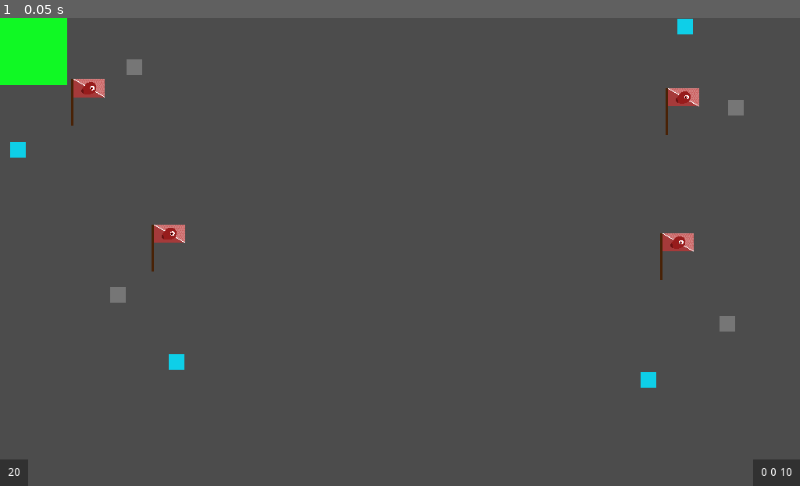
Above: before the commit, frame 1.
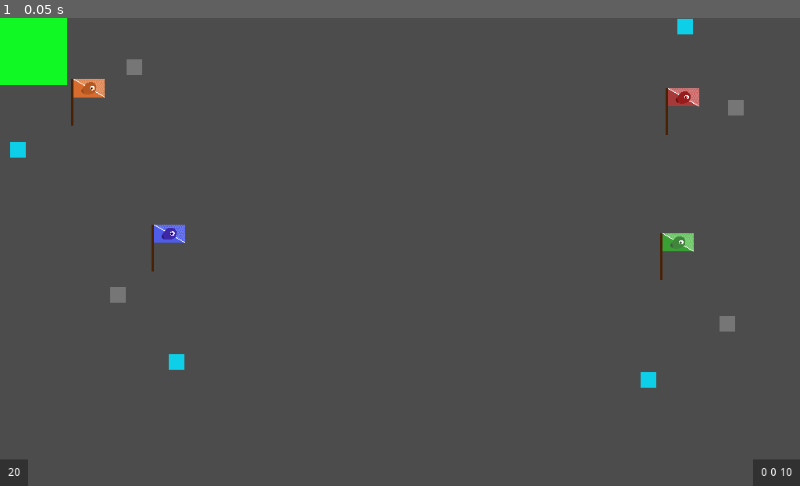
Above: after the commit, the same moment.

Repository: Alexnortung/flufwars
Game: Godot game, scene res://client/game/ClientGame.tscn
Two runs of this game, one before a commit and one after it. Both use one fixed random seed, a clock stepped at 60 frames per second and the inputs below. This scene is started directly instead of the project's main scene.
Inputs:
- Up to frame 1 (0.05 s): no input

The runs differ from the first frame. In frame 1, 0.5% of the frame differs, in the area x 9-87%, y 13-50%.
Error before the commit: Invalid call. Nonexistent function 'children' in base 'Node2D'. (res://common/game/Team.gd:16)
Error after the commit: Invalid call. Nonexistent function 'connect' in base 'Nil'. (res://client/game/ClientGame.gd:5)

Commit message:
removed some functions, so they couldnt be called upon the server
removed a lot of remotesync functions such that they cant any longer be used to update server information (not done yet)

-- introduced a bug ( i intent to fix ) where shots is not getting killed on collision

Diff:
--- a/client/game/ClientGame.gd
+++ b/client/game/ClientGame.gd
@@ -5,7 +5,7 @@
 	clientPlayer.connect("single_attack", self, "single_attack")
 	clientPlayer.connect("auto_attack", self, "auto_attack")
 
-remotesync func on_pre_configure_complete():
+func on_pre_configure_complete():
 	print("All clients are configured. Starting the game.")
 	get_tree().paused = false
 
@@ -32,3 +32,21 @@
 
 func load_lobby():
 	get_tree().change_scene("res://client/lobby/ClientLobby.tscn")
+
+remote func remote_on_pre_configure_complete():
+	on_pre_configure_complete()
+
+remote func remote_on_flag_picked_up(teamIndex : int, playerId : int):
+	on_flag_picked_up(teamIndex, playerId)
+
+remote func remote_on_take_damage(playerId: int, newHealth: int):
+	on_take_damage(playerId, newHealth)
+
+remote func remote_on_spawn_projectile(position: Vector2, direction: Vector2, projectileType: String, projectileId: String):
+	on_spawn_projectile(position, direction, projectileType, projectileId)
+
+remote func remote_on_respawn_player(playerId: int):
+	on_respawn_player(playerId)
+
+remote func remote_on_player_dead(playerId: int):
+	on_player_dead(playerId)
--- a/common/game/Game.gd
+++ b/common/game/Game.gd
@@ -115,20 +115,20 @@
 		return true
 	return false
 
-remotesync func on_pre_configure_complete():
+func on_pre_configure_complete():
 	print("All clients are configured. Starting the game.")
 	get_tree().paused = false
 
-remotesync func on_flag_picked_up(teamIndex : int, playerId : int):
+func on_flag_picked_up(teamIndex : int, playerId : int):
 	var flag = get_flag(teamIndex)
 	var player = get_player(playerId)
 	flag.picked_up(flag, player)
 	print("Game remote: picking up the flag. Teamindex: " + str(teamIndex) + " playerId: " + str(playerId))
 
-remotesync func on_take_damage(playerId: int, newHealth: int):
+func on_take_damage(playerId: int, newHealth: int):
 	get_player(playerId).update_health(newHealth)
 
-remotesync func on_spawn_projectile(position: Vector2, direction: Vector2, projectileType: String, projectileId: String):
+func on_spawn_projectile(position: Vector2, direction: Vector2, projectileType: String, projectileId: String):
 	# print("spawning projectile")
 	var projectileLoad = projectileTypes[projectileType]
 	var projectile = projectileLoad.instance()
@@ -137,17 +137,18 @@
 	projectiles[projectileId] = projectile
 	emit_signal("spawn_projectile", projectile)
 
-remotesync func on_respawn_player(playerId: int):
+func on_respawn_player(playerId: int):
 	var player = get_player(playerId)
 	player.position = player.playerSpawn.position
 	player.health = player.initHealth
 	player.kill_player(false)
 
-remotesync func on_player_dead(playerId):
+func on_player_dead(playerId):
 	get_player(playerId).kill_player(true)
 
 func player_dies(playerId: int):
-	rpc("on_player_dead", playerId)
+	on_player_dead(playerId)
+	rpc("remote_on_player_dead", playerId)
 
 func respawn_player(playerId: int):
 	pass
--- a/common/game/levels/BaseLevel.gd
+++ b/common/game/levels/BaseLevel.gd
@@ -12,7 +12,7 @@
 		teamNode.teamIndex = teamIndex
 		flagNode.teamIndex = teamIndex
 		teamIndex += 1
-		connect_resource_spawners(teamNode.get_resource_spawners())
+		#connect_resource_spawners(teamNode.get_resource_spawners())
 
 func flag_picked_up(flag, player):
 	print("BaseLevel: flag picked up")
--- a/server/game/ServerGame.gd
+++ b/server/game/ServerGame.gd
@@ -25,7 +25,8 @@
 	# All clients are done, unpause the game
 	if unreadyPlayers.empty():
 		print("Starting the game")
-		rpc("on_pre_configure_complete")
+		on_pre_configure_complete()
+		rpc("remote_on_pre_configure_complete")
 
 
 func remove_player(playerId: int):
@@ -52,11 +53,13 @@
 
 func flag_picked_up(flag : Node2D, player : Node2D):
 	print("telling clients, flag was picked up")
-	rpc("on_flag_picked_up", flag.teamIndex, player.id)
+	on_flag_picked_up(flag.teamIndex, player.id)
+	rpc("remote_on_flag_picked_up", flag.teamIndex, player.id)
 	print("ServerGame: Flag ID: " + str(flag.teamIndex) + " PlayerId: " + str(player.id))
 
 func damage_taken(playerId: int, newHealth: int):
-	rpc("on_take_damage", playerId, newHealth)
+	on_take_damage(playerId, newHealth)
+	rpc("remote_on_take_damage", playerId, newHealth)
 
 func weapon_auto_attack(player):
 	#print("Player: weapon auto attack")
@@ -65,7 +68,8 @@
 	# spawn projectile or other attack logic
 	var position = player.get_projectile_spawn_position()
 	var direction = player.get_direction()
-	rpc("on_spawn_projectile", position, direction, weapon.projectile, UUID.v4())
+	on_spawn_projectile(position, direction, weapon.projectile, UUID.v4())
+	rpc("remote_on_spawn_projectile", position, direction, weapon.projectile, UUID.v4())
 
 remote func single_attacked():
 	var playerId = get_tree().get_rpc_sender_id()
@@ -77,7 +81,8 @@
 		return
 	var position = player.get_projectile_spawn_position()
 	var direction = player.get_direction()
-	rpc("on_spawn_projectile", position, direction, weapon.projectile, UUID.v4())
+	on_spawn_projectile(position, direction, weapon.projectile, UUID.v4())
+	rpc("remote_on_spawn_projectile", position, direction, weapon.projectile, UUID.v4())
 
 remote func auto_attacked(start):
 	var playerId = get_tree().get_rpc_sender_id()
@@ -94,7 +99,8 @@
 		end_game()
 
 	if !is_flag_taken(player.teamIndex):
-		rpc("on_respawn_player", playerId)
+		on_respawn_player(playerId)
+		rpc("remote_on_respawn_player", playerId)
 		print("respawn player")
 
 func get_alive_teams():
